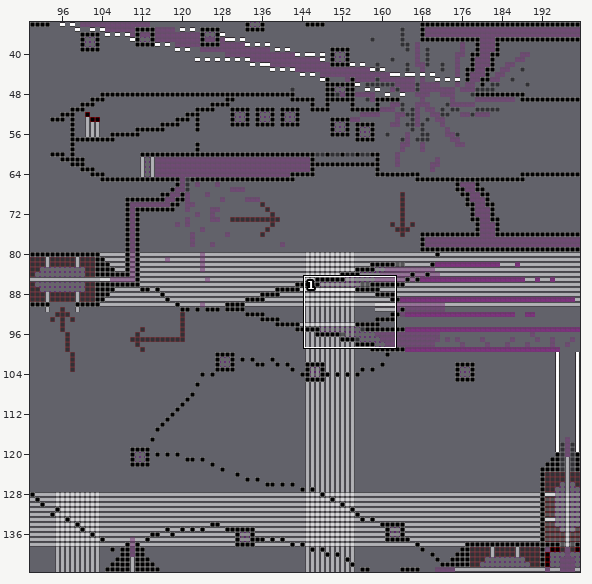
Level history. Tiled map: core/assets/level3.tmx. The picture above shows the old version from afar; the outline marks the close-up.
Close-up. Before the commit:
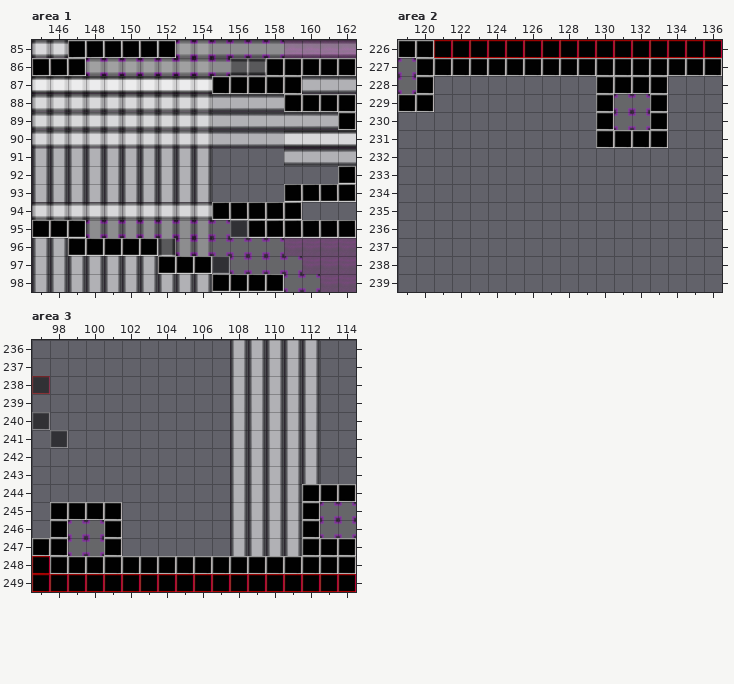
Cells are 32x32 px. Shown: area 1 x 145..162, y 85..98; area 2 x 119..136, y 226..239; area 3 x 97..114, y 236..249. The commit also changed other parts of the map, which this record leaves out.
Now the later version:
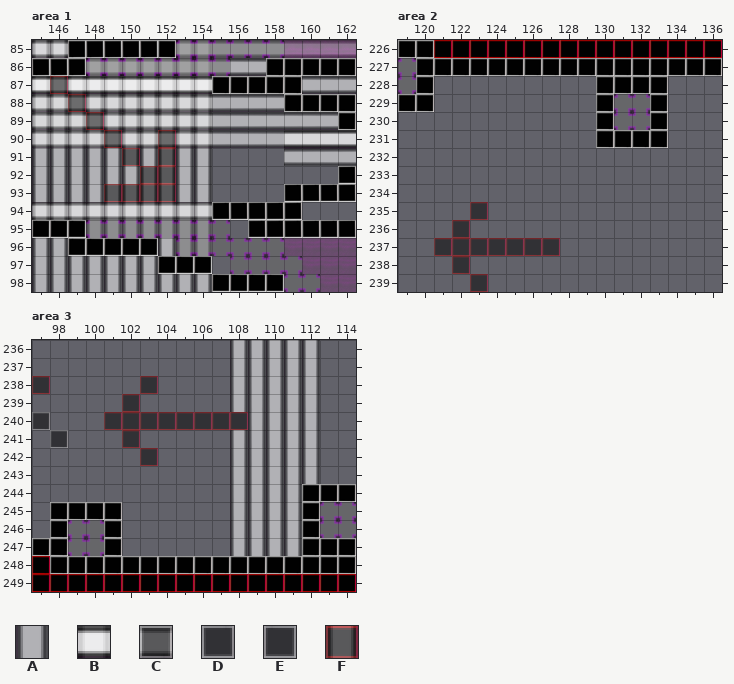
Key: from "cubes": A 1, B 1 flipped on the other diagonal, C 2, D 2 flipped up-down, E 2 turned 180, F 3.
_ is an empty cell.
Tiles replaced or removed in this view: A, B, C, D, E.
See-through tiles are keyed as they look on the map.
The edit:
Changed rows in their new state; . is an unchanged cell.
Layer "Tile Layer 1", area 1:
first column x 146:
86 ..........__
87 F...........
88 .F..........
89 ..F.........
90 ...F..F.....
91 ....F.F.....
92 .....FF.....
93 ...FFFF.....
95 .........._.
96 ......_.....
97 ........._..
Layer "Tile Layer 1", area 2:
first column x 121:
235 ..F....
236 .F.....
237 FFFFFFF
238 .F.....
239 ..F....
Layer "Tile Layer 1", area 3:
first column x 101:
238 ..F.....
239 .F......
240 FFFFFFFF
241 .F......
242 ..F.....
Where, in picture pixels (left, top, right, bottom), the same in both close-ups:
removed: (230, 58, 266, 76)
changed: (50, 76, 176, 202)
removed: (230, 220, 248, 238)
removed: (158, 238, 176, 256)
removed: (212, 256, 230, 274)
added: (434, 202, 560, 292)
changed: (104, 376, 248, 466)
